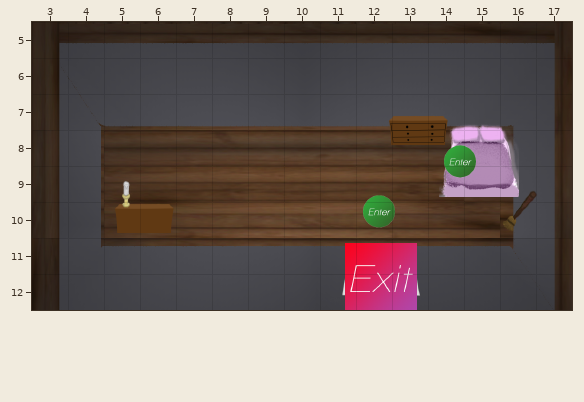
A Tiled map gets an edit: Tiled Maps/Bedroom.tmx. Above is the file before it was changed.
Cells are 100x100 px. Shown: x 3..17, y 5..12.
Now the later version:
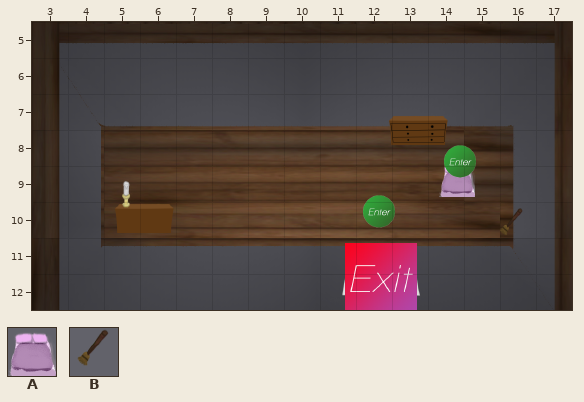
Key: from "bed": A 0; from "broom-standing": B 0.
Objects are placed by their top-left corner, in cells (3,4 is the top-left corner of cell 3,4); size is 1x1 cell unless given.
Diff:
{"where": "layer \"Furniture\""}
{"was": "A at 14.3,7.7 size 2.2x2.2", "now": "A at 14.3,8.9"}
{"where": "layer \"Broom\""}
{"was": "B at 15.8,9.6 size 1.5x1.5", "now": "B at 15.8,10.1"}
{"label":"changed","picture_box":[439,124,537,235]}
